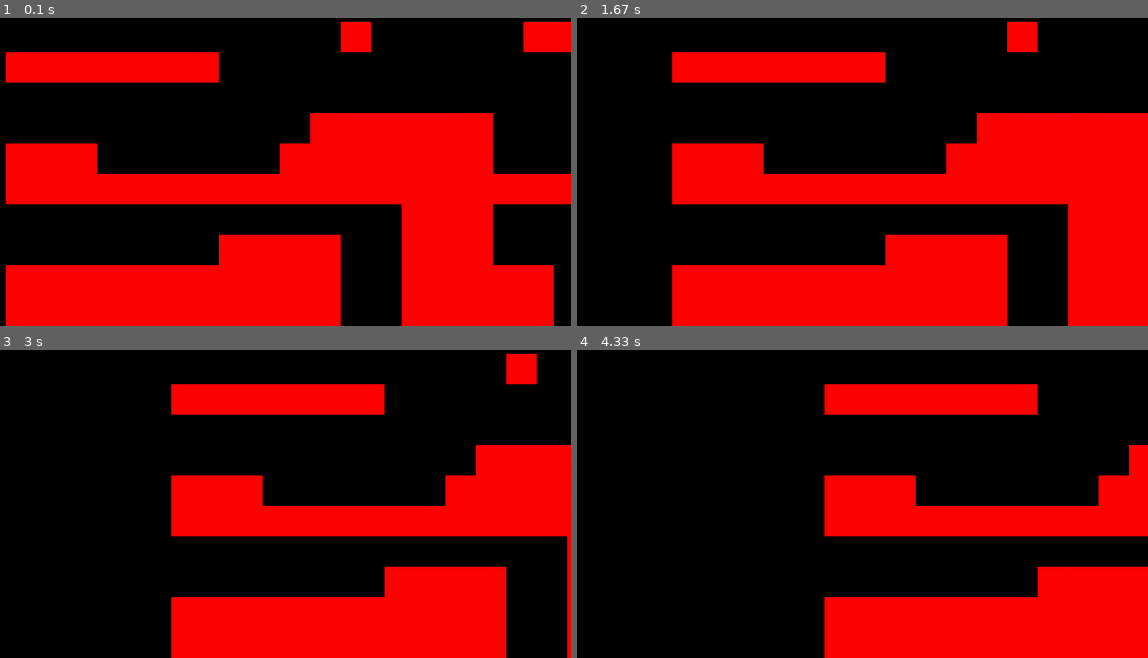
Above: before the commit, frames 1-4 (two rows, left to right).
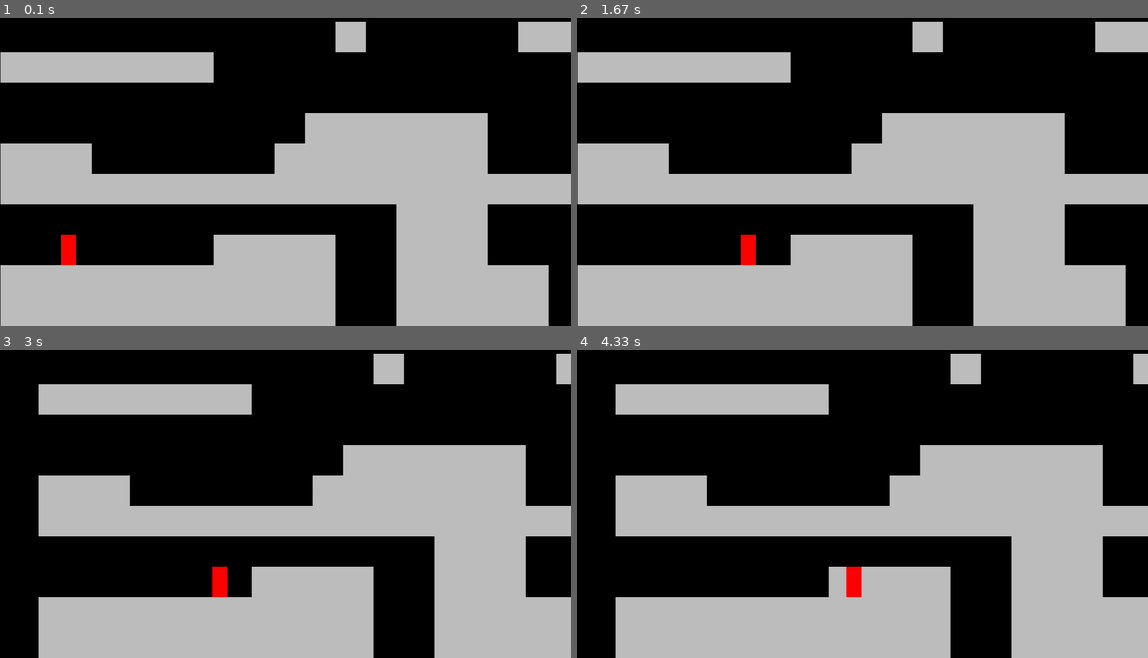
Above: after the commit, the same moments.

Repository: DannxC/CSI-22---Shadow-Fortress
Game: pygame game, started from game.py
The game is run twice, just before and just after one commit, with the same random seed, the same clock (stepped at 60 frames per second) and the same inputs.
Inputs:
- Up to frame 1 (0.1 s): no input
- Up to frame 2 (1.67 s): hold Right 0.33-0.8 s; hold Right 0.83-1.3 s; hold Left from 1.33 s (still down)
- Up to frame 3 (3 s): release Left at 1.87 s; hold Left 1.9-2.3 s; hold Right 2.33-2.97 s
- Up to frame 4 (4.33 s): hold Left 3-3.47 s; hold Right 3.5-3.97 s; hold Right from 4 s (still down)

The runs differ from the first frame. In frame 1, 47% of the frame differs, in the area x 0-100%, y 1-100%; in frame 2, 59%; in frame 3, 53%; in frame 4, 53%.

Commit message:
Implement the player and Add horizontal level scroll

Diff:
--- a/data_objects/levels/level.py
+++ b/data_objects/levels/level.py
@@ -2,25 +2,54 @@
 from assets.constants.constants import *
 from data_objects.levels.solid_tiles import SolidTile
 from data_objects.levels.tiles import Tile
+from data_objects.players.player import Player
 
 class Level():
     def __init__(self, level_data, surface):
         # Setting the map layout - Contains positional information about elements in the map
         self.display_surface = surface
         self.setup_level(level_data)
+        self.world_shift = 1
 
     # Setting the group of tiles
     def setup_level(self, layout):
         self.tiles = pygame.sprite.Group()
+        self.player = pygame.sprite.GroupSingle()
+
         for row_indx, row in enumerate(layout):
             for col_indx, cell in enumerate(row):
+                x = col_indx * TILE_SIZE
+                y = row_indx * TILE_SIZE
                 if cell == '1' or cell == '0':
-                    x = col_indx * TILE_SIZE
-                    y = row_indx * TILE_SIZE
                     tile = Tile((x,y), TILE_SIZE)
                     self.tiles.add(tile)
+                if cell == 'P':
+                    player_sprite = Player((x,y))
+                    self.player.add(player_sprite)
 
-    # Draw the tiles
+    # Scroll the level tiles
+    def scroll_x(self):
+        player = self.player.sprite
+        player_x = player.rect.centerx
+        direction_x = player.direction.x
+
+        if player_x < SCREEN_WIDTH/5 and direction_x < 0:
+            self.world_shift = 5
+            player.speed = 0
+        elif player_x > 4*SCREEN_WIDTH/5 and direction_x > 0:
+            self.world_shift = -5
+            player.speed = 0
+        else:
+            self.world_shift = 0
+            player.speed = 6
+
+    # Draw the sprites
     def run(self):
-        self.tiles.update(2)
+        # Level tiles
+        self.tiles.update(self.world_shift)
         self.tiles.draw(self.display_surface)
+
+        # Player
+        self.player.update()
+        self.player.draw(self.display_surface)
+        self.scroll_x()
--- a/data_objects/levels/tiles.py
+++ b/data_objects/levels/tiles.py
@@ -4,7 +4,7 @@
     def __init__(self, pos, size):
         super().__init__()
         self.image = pygame.Surface((size,size))
-        self.image.fill('red')
+        self.image.fill('grey')
         self.rect = self.image.get_rect(topleft = pos)
 
     def update(self, x_shift):
--- a/data_objects/players/player.py
+++ b/data_objects/players/player.py
@@ -0,0 +1,24 @@
+import pygame
+
+class Player(pygame.sprite.Sprite):
+    def __init__(self, pos):
+        super().__init__()
+        self.image = pygame.Surface((32,64))
+        self.image.fill('red')
+        self.rect = self.image.get_rect(topleft = pos)
+        self.direction = pygame.math.Vector2(0,0)
+        self.speed = 6
+
+    def get_input(self):
+        keys = pygame.key.get_pressed()
+
+        if keys[pygame.K_RIGHT]:
+            self.direction.x = 1
+        elif keys[pygame.K_LEFT]:
+            self.direction.x = -1
+        else:
+            self.direction.x = 0
+
+    def update(self):
+        self.get_input()
+        self.rect.x += self.direction.x * self.speed
Not shown, changed: .gitignore
